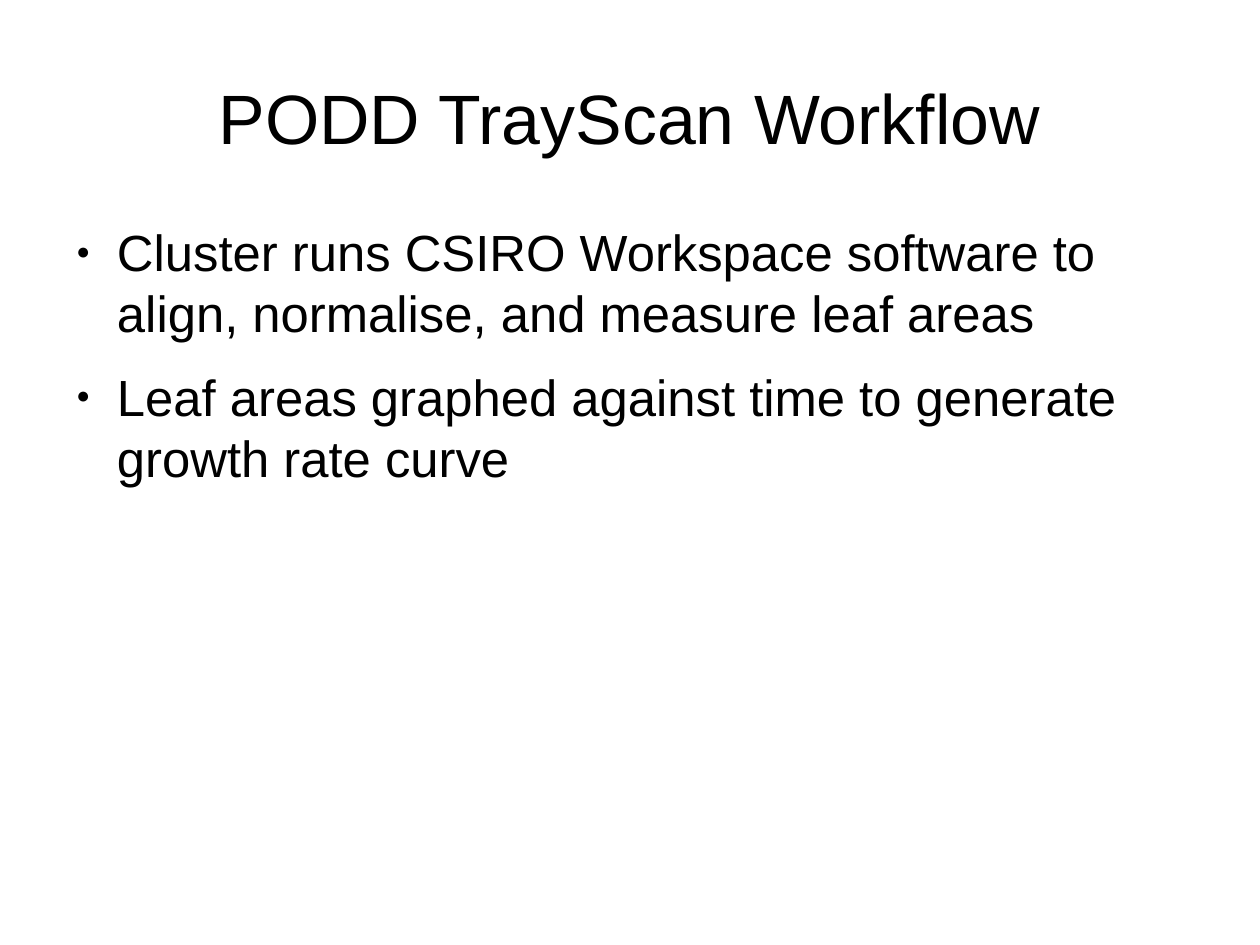
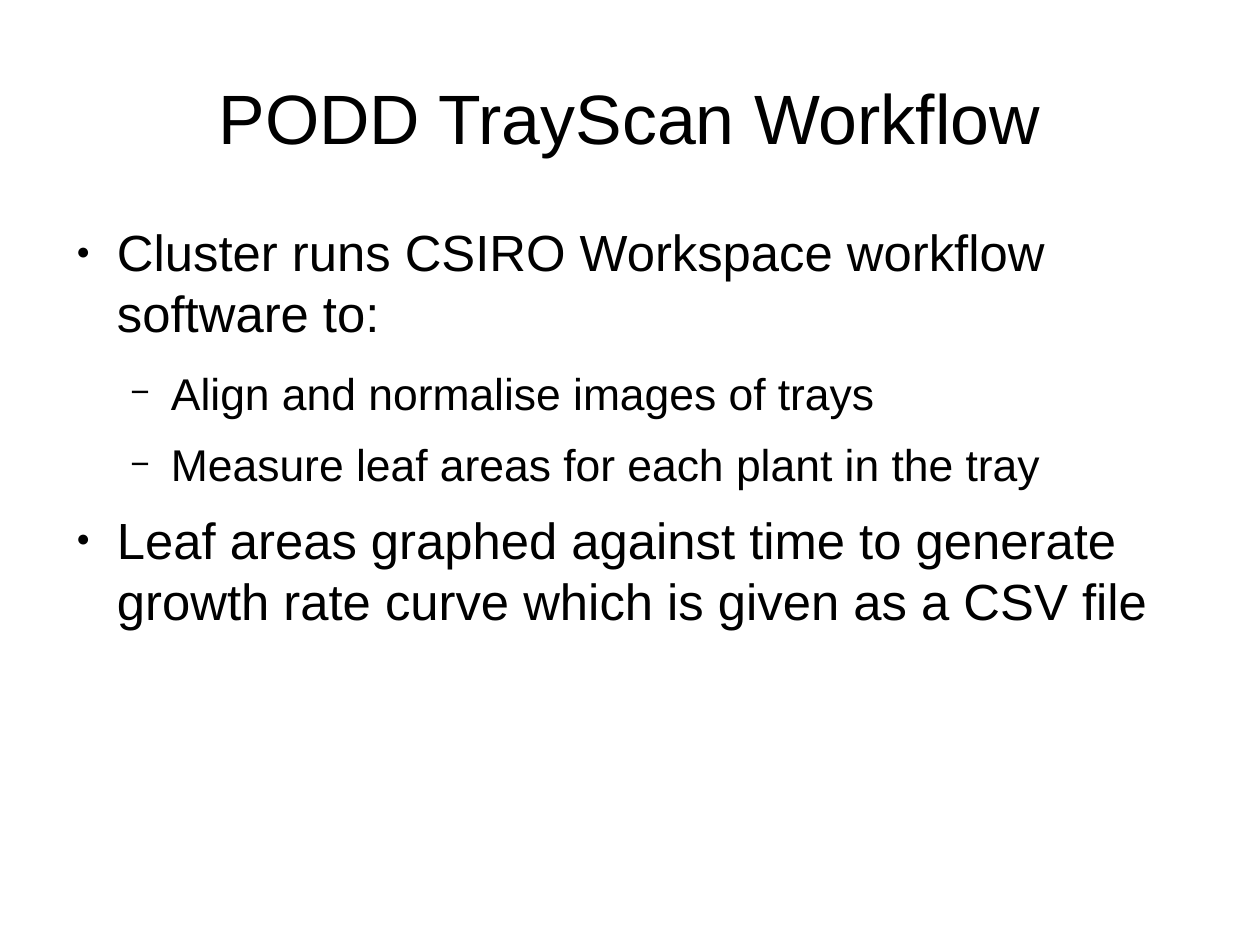
Before and after one commit to podd/podd-publications, a slide deck: slide 3 of csiro20131211/PODD-TrayScan-20131211.odp. Drawn at 1260x945 pixels with LibreOffice and Linux fonts; fonts in the diff are those of the drawing. Boxes give left, top, right and bottom in pixels: in the first picture for what was removed or moved away, otherwise in the second. Text is boxed around its words. In the diff, an @@ line names an element or a change of style, - is before the commit and + after.

```diff
--- a/csiro20131211/PODD-TrayScan-20131211.odp
+++ b/csiro20131211/PODD-TrayScan-20131211.odp
@@ text at bbox=[117, 234, 1147, 630]: text changed @@
-● Cluster runs CSIRO Workspace software to align, normalise, and measure leaf areas
-● Leaf areas graphed against time to generate growth rate curve
+● Cluster runs CSIRO Workspace workflow software to:
+  − Align and normalise images of trays
+  − Measure leaf areas for each plant in the tray
+● Leaf areas graphed against time to generate growth rate curve which is given as a CSV file
```
Also in this commit, not shown: 1 other file.
